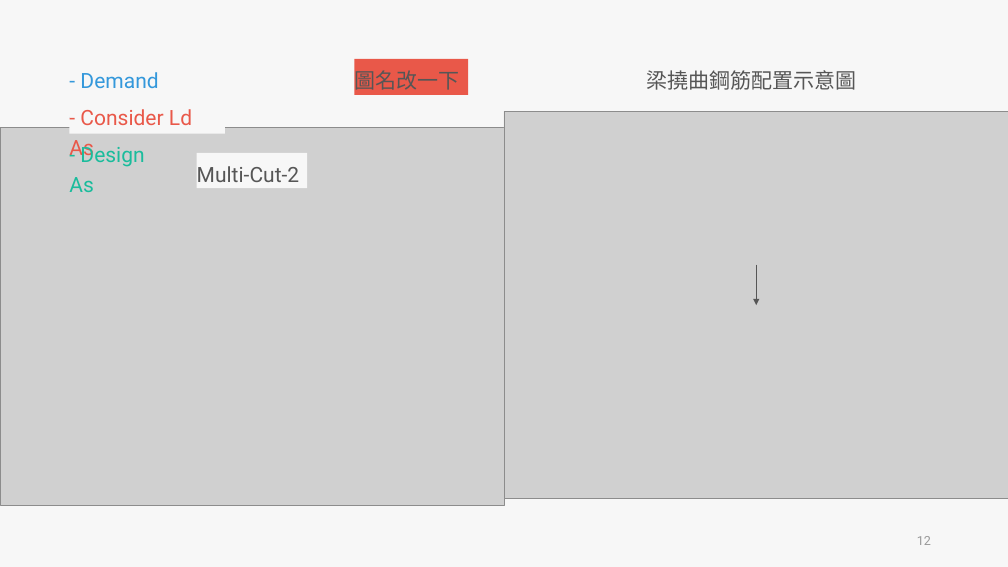
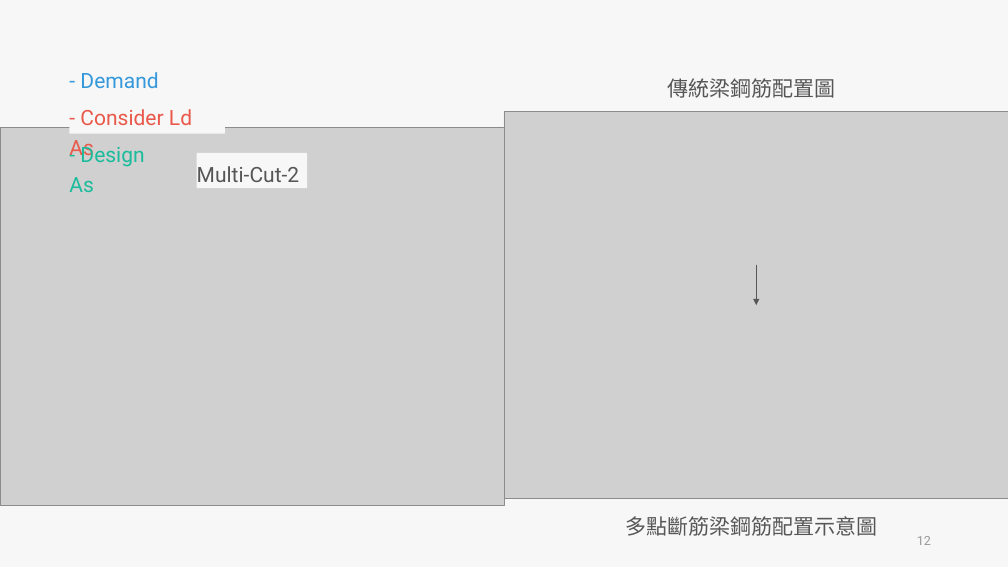
Before and after one commit to skyran1278/thesis, a slide deck: slide 12 of Meeting/20190523 Seminar/20190523 Seminar.pptx. Drawn at 1008x567 pixels with LibreOffice and Linux fonts; fonts in the diff are those of the drawing; grey boxes stand for pictures. Boxes give left, top, right and bottom in pixels: in the first picture for what was removed or moved away, otherwise in the second. Text is boxed around its words. In the diff, an @@ line names an element or a change of style, - is before the commit and + after.

```diff
--- a/Meeting/20190523 Seminar/20190523 Seminar.pptx
+++ b/Meeting/20190523 Seminar/20190523 Seminar.pptx
@@ rectangle removed at [355, 59, 468, 95] @@
-圖名改一下
@@ text at [668, 78, 836, 98]: text changed @@
-梁撓曲鋼筋配置示意圖
+傳統梁鋼筋配置圖
@@ text added at [625, 516, 877, 536], 20 pt, text #565656 @@
+多點斷筋梁鋼筋配置示意圖
```
Also in this commit, not shown: 4 other slides changed.
